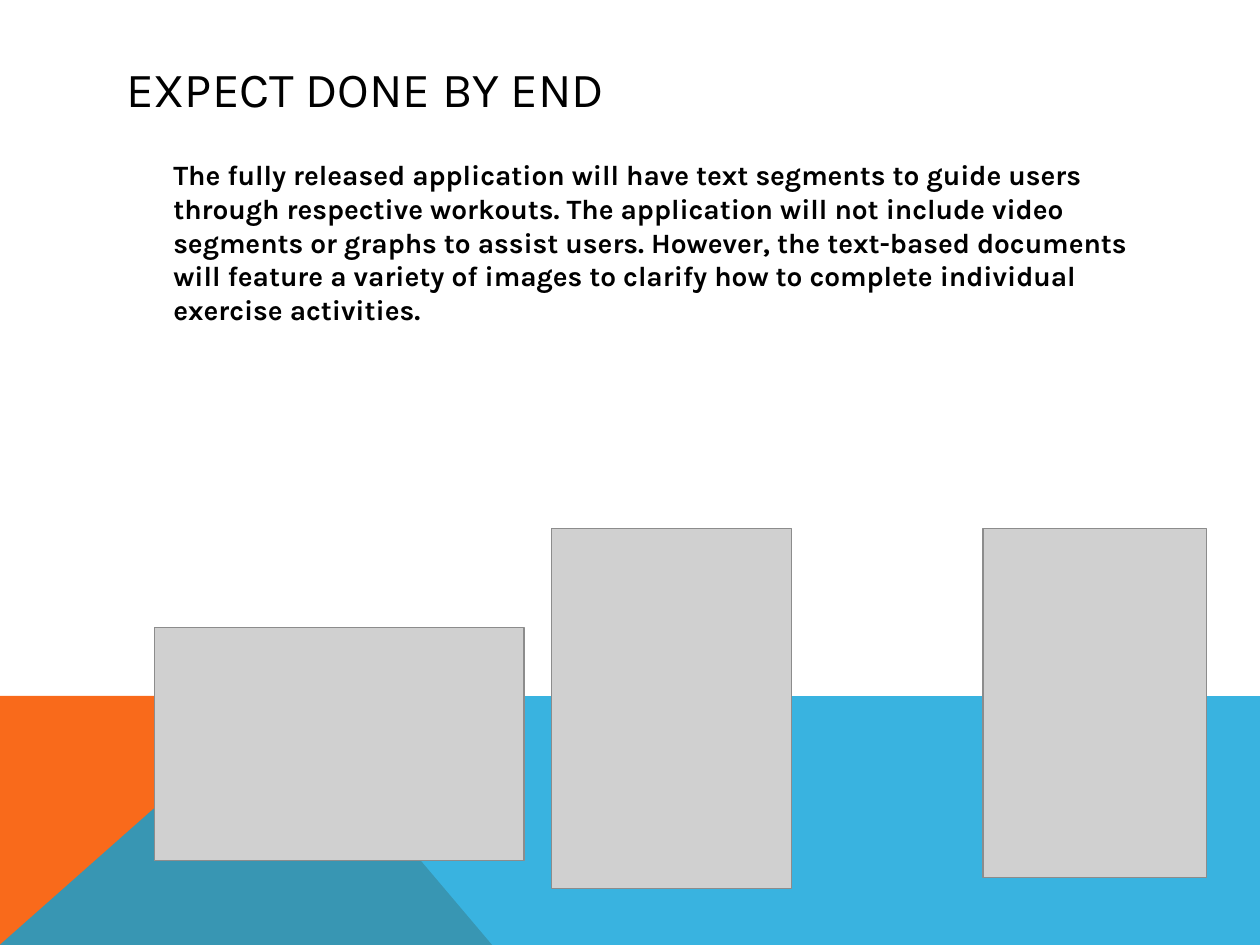
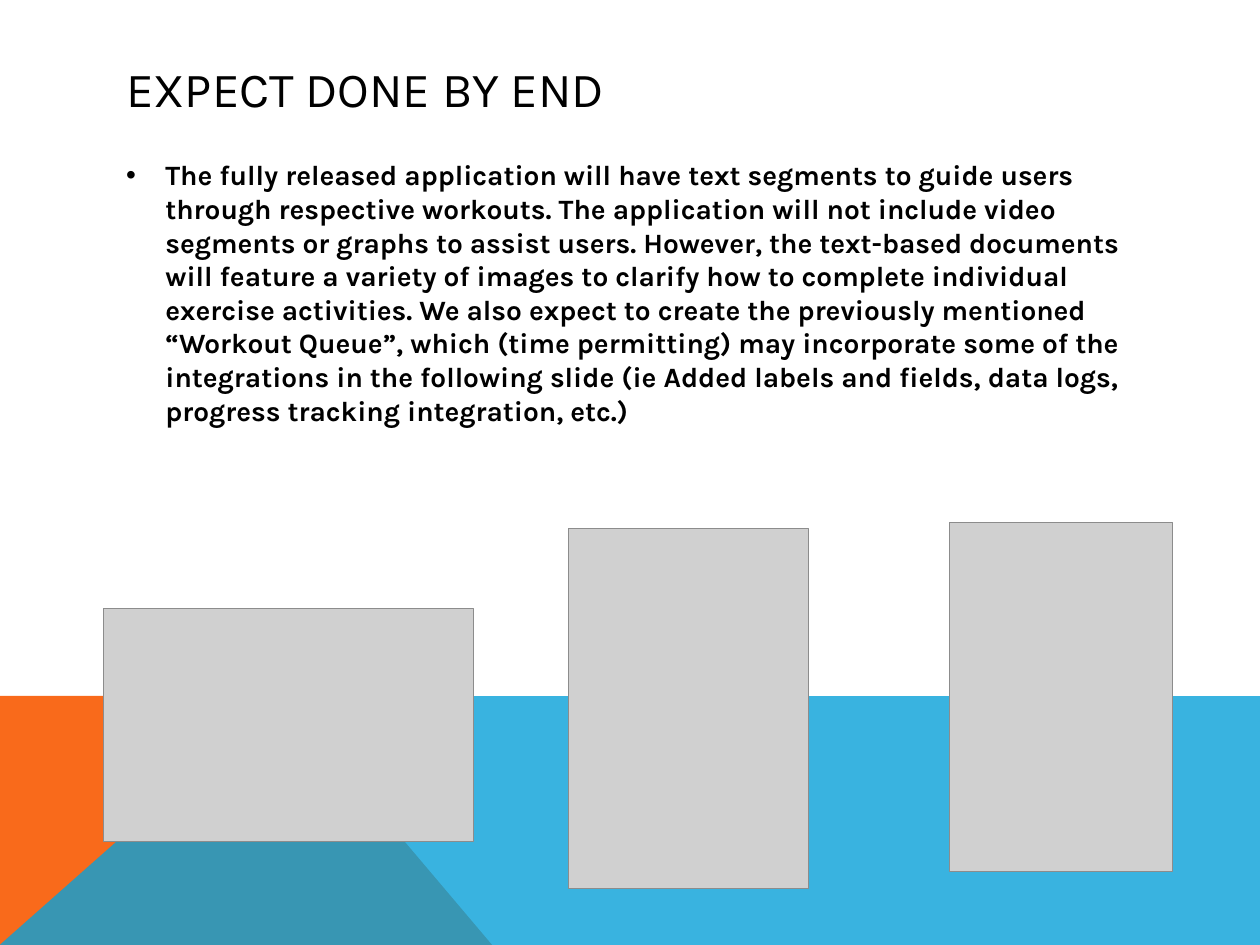
Before and after one commit to mea36/duca2012_group5, a slide deck: slide 6 of PrototypeDemoCurtis314.pptx (slide 4 before the commit). Drawn at 1260x945 pixels with LibreOffice and Linux fonts; fonts in the diff are those of the drawing; grey boxes stand for pictures. Boxes give left, top, right and bottom in pixels: in the first picture for what was removed or moved away, otherwise in the second. Text is boxed around its words. In the diff, an @@ line names an element or a change of style, - is before the commit and + after.

```diff
--- a/PrototypeDemoCurtis314.pptx
+++ b/PrototypeDemoCurtis314.pptx
@@ text at [165, 165, 1119, 427]: text changed @@
-The fully released application will have text segments to guide users through respective workouts. The application will not include video segments or graphs to assist users. However, the text-based documents will feature a variety of images to clarify how to complete individual exercise activities.
+• The fully released application will have text segments to guide users through respective workouts. The application will not include video segments or graphs to assist users. However, the text-based documents will feature a variety of images to clarify how to complete individual exercise activities. We also expect to create the previously mentioned “Workout Queue”, which (time permitting) may incorporate some of the integrations in the following slide (ie Added labels and fields, data logs, progress tracking integration, etc.)
@@ picture: place and size @@
-picture at [552, 528, 791, 888]
+picture at [568, 528, 808, 888]
@@ picture: place and size @@
-picture at [983, 528, 1206, 877]
+picture at [949, 522, 1172, 871]
@@ picture: place and size @@
-picture at [154, 627, 523, 861]
+picture at [103, 609, 472, 842]
```
Also in this commit, not shown: 4 other slides changed, 2 slides added, 1 other file.
